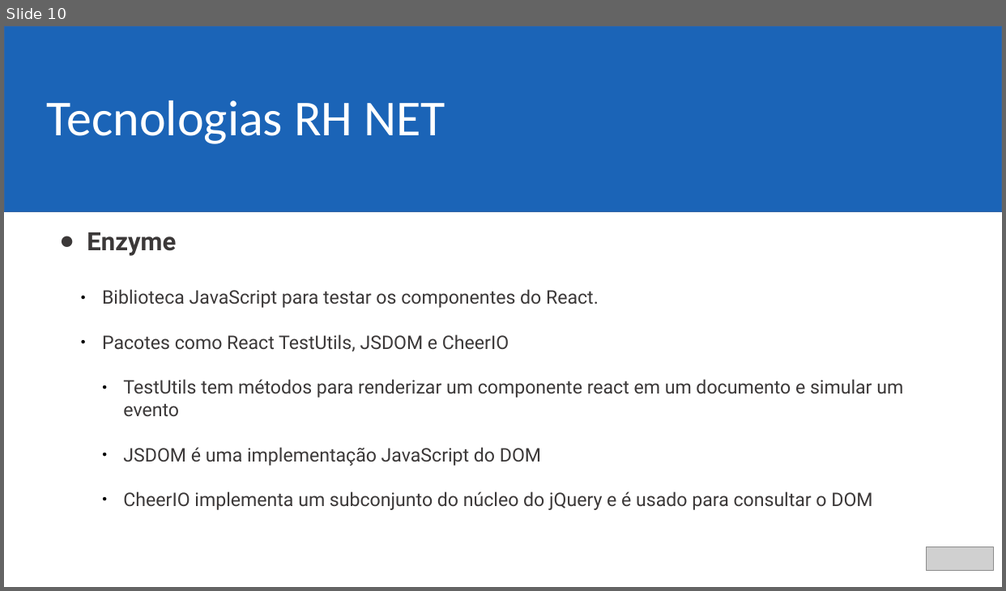
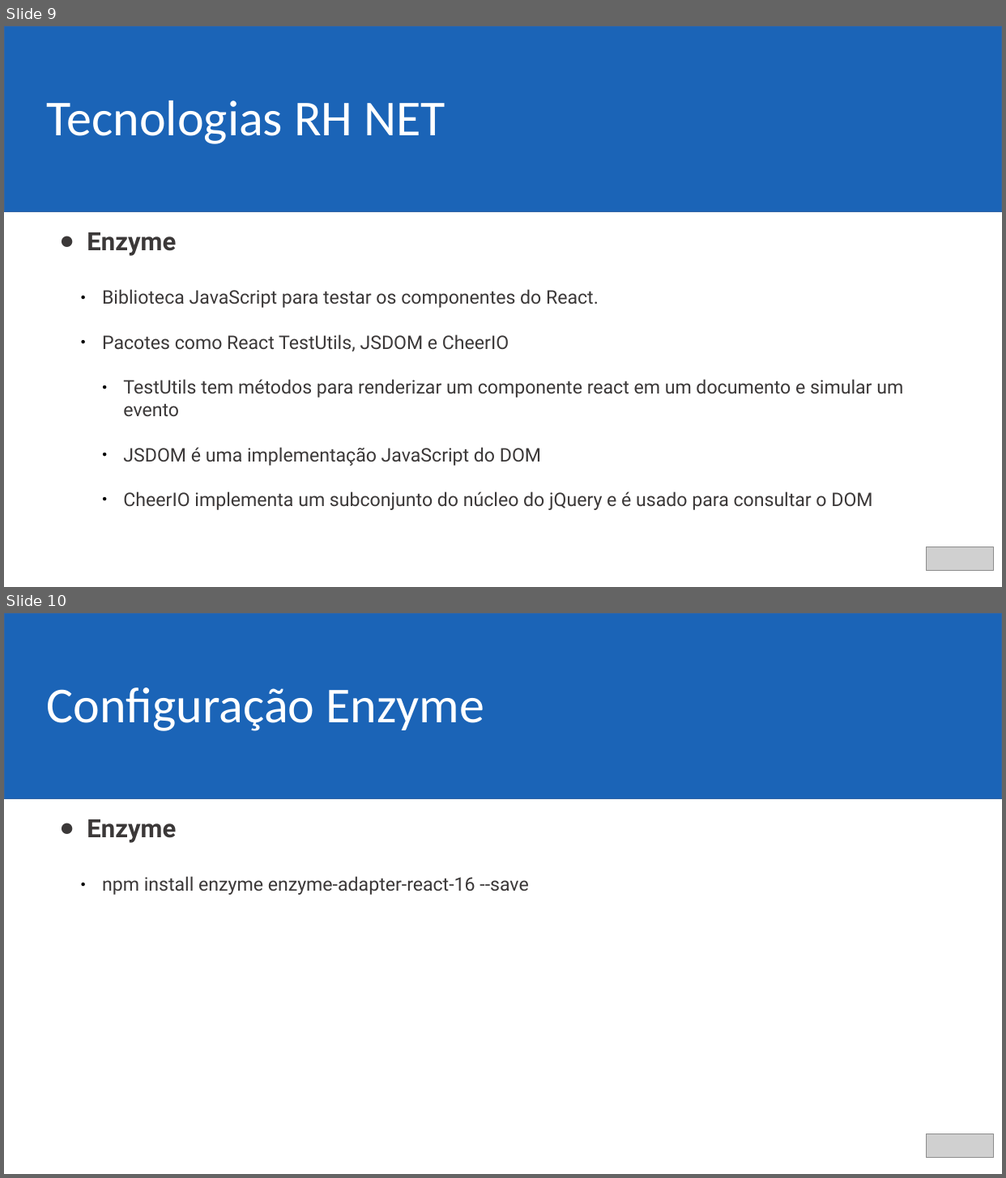
Before and after one commit to ericjrsilva/meetup-react-tests, a slide deck: apresentacao.odp. Shown one above the other, each under a label of ours: slide 10 before the commit, slides 9 and 10 after it. The pictures are 1006x591 and 1006x1178 pixels, drawn with LibreOffice and Linux fonts; fonts in the diff are those of the drawing; grey boxes stand for pictures; background and template pictures are left out. Boxes give left, top, right and bottom in pixels: in the first picture for what was removed or moved away, otherwise in the second. Text is boxed around its words. In the diff, an @@ line names an element or a change of style, - is before the commit and + after.

```diff
--- a/apresentacao.odp
+++ b/apresentacao.odp
@@ slide 10 added at box(4, 613, 1002, 1174), background #FFFFFF @@
@@ rectangle added at box(4, 613, 1002, 798), fill #1B64B7, outline #3465A4 0 pt @@
@@ text added at box(47, 688, 484, 731), 40 pt, text #FFFFFF @@
+Configuração Enzyme
@@ text added at box(87, 820, 528, 895), 14.9 pt, text #3B3838 @@
+● Enzyme
+  ● npm install enzyme enzyme-adapter-react-16 --save
@@ picture added at box(927, 1135, 994, 1158) @@
@@ what was slide 10 is now slide 9 @@
```
Also in this commit, not shown: 3 slides changed, 1 other slide added, 1 slide removed, 3 other files.
